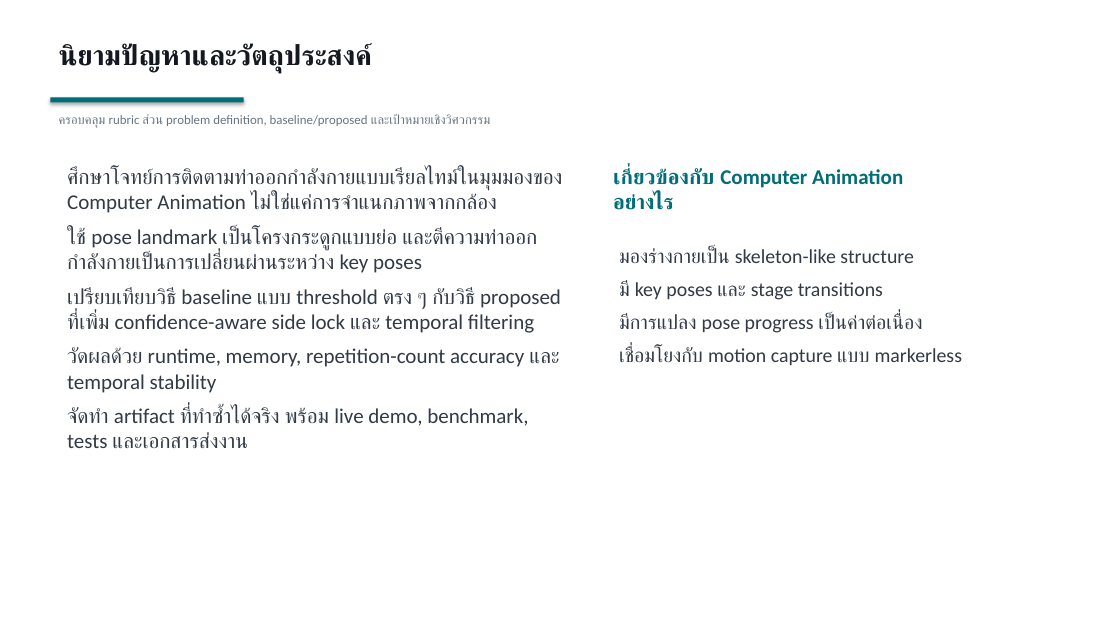
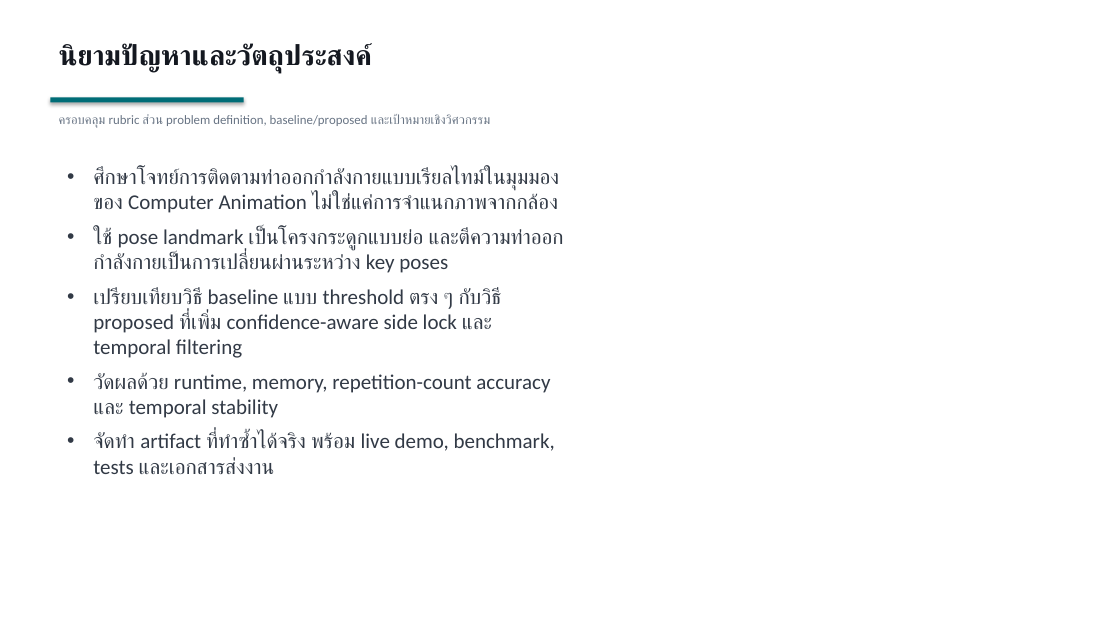
Before and after one commit to thipbadee/computer-animation-project-, a slide deck: slide 2 of report/presentation.pptx. Drawn at 1120x630 pixels with LibreOffice and Linux fonts; fonts in the diff are those of the drawing. Boxes give left, top, right and bottom in pixels: in the first picture for what was removed or moved away, otherwise in the second. Text is boxed around its words. In the diff, an @@ line names an element or a change of style, - is before the commit and + after.

```diff
--- a/report/presentation.pptx
+++ b/report/presentation.pptx
@@ text "ศึกษาโจทย์การติดตามท่าออกกำลังกายแบบเรียลไทม์ในมุมมองของ Com ..." at bbox=[93, 168, 564, 474]: bullet none to • @@
@@ text removed at bbox=[613, 168, 903, 210] @@
-เกี่ยวข้องกับ Computer Animation อย่างไร
@@ text removed at bbox=[619, 247, 922, 333] @@
-มองร่างกายเป็น skeleton-like structure
-มี key poses และ stage transitions
-มีการแปลง pose progress เป็นค่าต่อเนื่อง
-เชื่อมโยงกับ motion capture แบบ markerless
```
Also in this commit, not shown: 6 other slides changed, 1 slide added.
